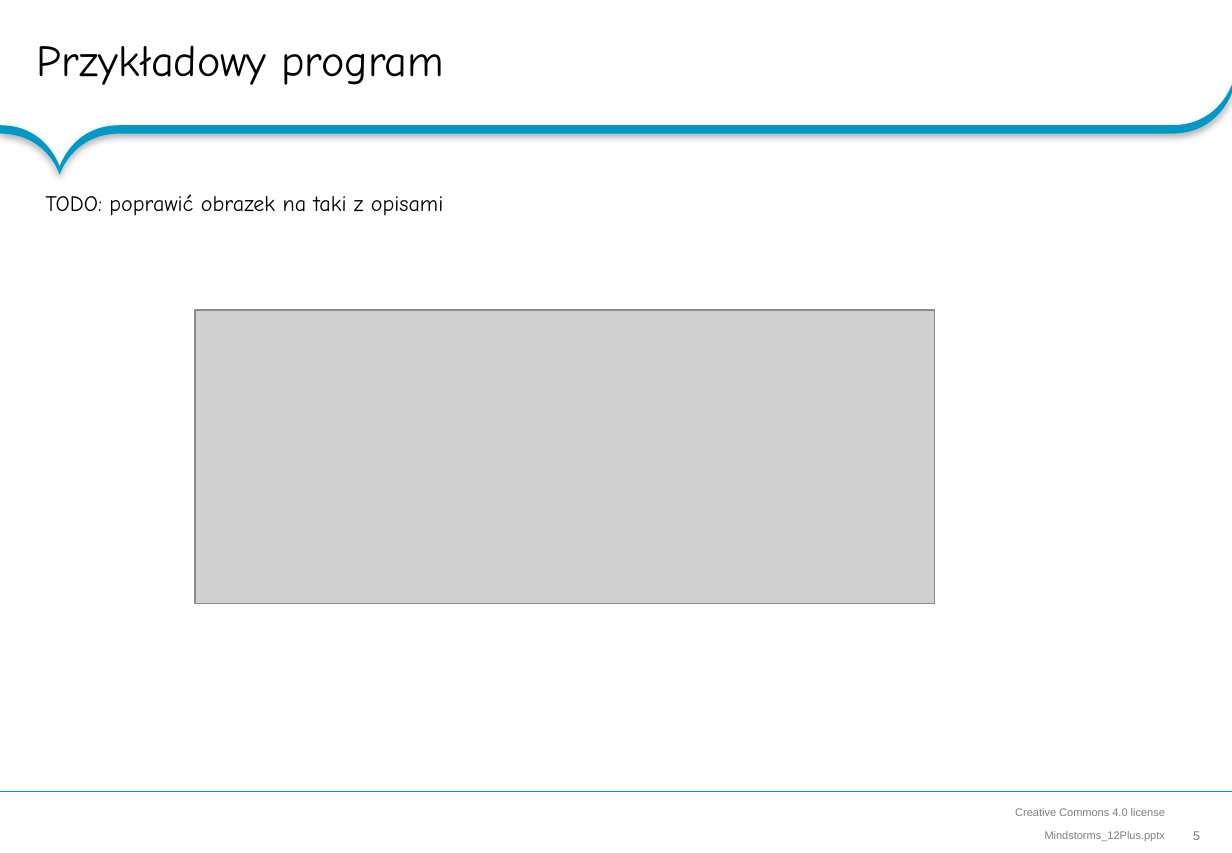
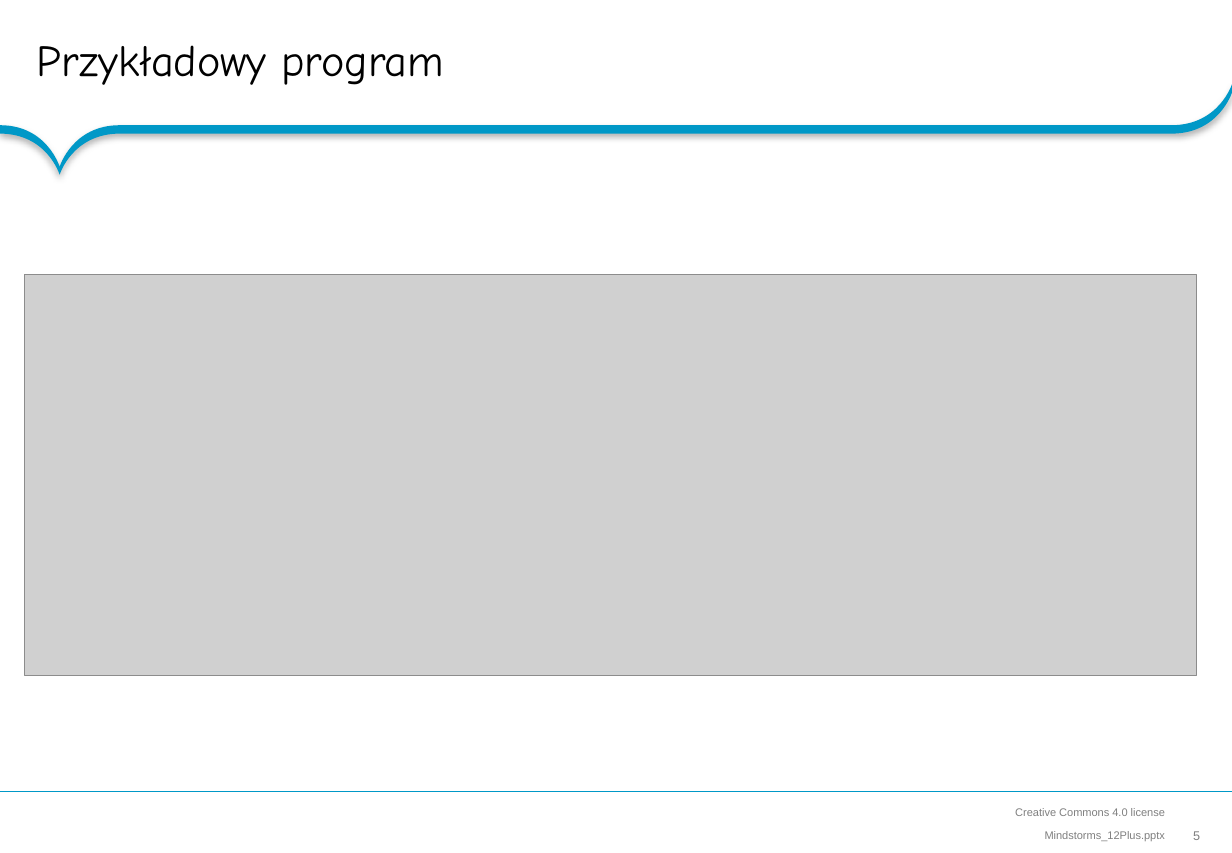
Before and after one commit to RoboCap/mindstorms, a slide deck: slide 5 of Mindstorms_12Plus.pptx. Drawn at 1232x853 pixels with LibreOffice and Linux fonts; fonts in the diff are those of the drawing; grey boxes stand for pictures; background and template pictures are left out. Boxes give left, top, right and bottom in pixels: in the first picture for what was removed or moved away, otherwise in the second. Text is boxed around its words. In the diff, an @@ line names an element or a change of style, - is before the commit and + after.

Commit message:
Added simply program description picture to presentation.

```diff
--- a/Mindstorms_12Plus.pptx
+++ b/Mindstorms_12Plus.pptx
@@ text removed at (x1=45, y1=194, x2=443, y2=216) @@
-TODO: poprawić obrazek na taki z opisami
@@ picture added at (x1=25, y1=274, x2=1197, y2=676) @@
@@ picture removed at (x1=196, y1=311, x2=935, y2=604) @@
```
